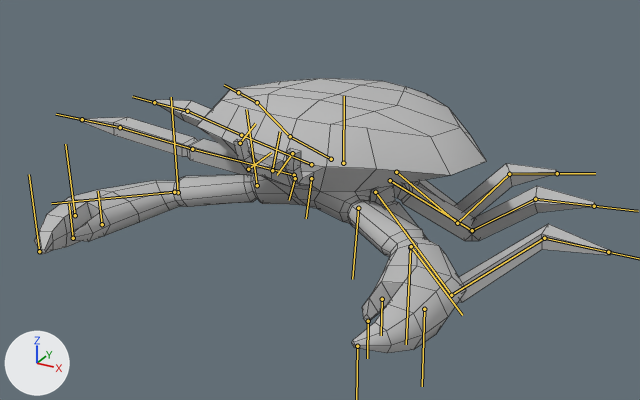
A saved change to the Blender file Assets/FBX/Enemy Models/Crab.blend.
Camera for both pictures: a 50 mm lens placed at (3.31, -6.46, 3.98), pointed at (-0.03, -0.38, 0.94). The lights are fixed; the arrows at lower left show +X, +Y and +Z. The bones that bend it are drawn over the model as lines. Mesh edges are drawn as thin lines.

In view in the first picture: 'crab2:RoadKillOut'.
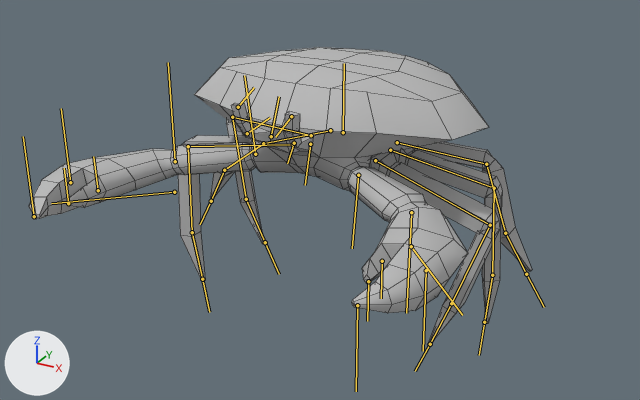
The newer file adds an action. The first version stands in its rest pose; the second is drawn at frame 20 of the action 'Crab_Body_Walk_Right'.

The change in detail:
Bone 'crab_body_center' (bone_crab_body_center) moves from (0.0, 0.0, 0.0) to (0.02, 0.81, 0.0).
Bone 'crab_R_1_IK' (bone_crab_r_1_ik) moves from (0.0, 0.0, 0.0) to (3.64, -3.99, 0.12).
Bone 'crab_R_1_IK' (bone_crab_r_1_ik) turns from (0, 0, 0) to (0, 0, -111) degrees about its own x, y and z.
Bone 'crab_R_2_IK' (bone_crab_r_2_ik) moves from (0.0, 0.0, 0.0) to (3.33, -2.26, 0.17).
Bone 'crab_R_2_IK' (bone_crab_r_2_ik) turns from (0, 0, 0) to (18, 52, -79) degrees about its own x, y and z.
Bone 'crab_R_3_IK' (bone_crab_r_3_ik) moves from (0.0, 0.0, 0.0) to (2.59, -0.8, 0.3).
Bone 'crab_R_3_IK' (bone_crab_r_3_ik) turns from (0, 0, 0) to (20, 53, -45) degrees about its own x, y and z.
Bone 'crab_L_1_IK' (bone_crab_l_1_ik) moves from (0.0, 0.0, 0.0) to (-3.9, -4.25, -0.38).
Bone 'crab_L_1_IK' (bone_crab_l_1_ik) turns from (0, 0, 0) to (-2, 0, 103) degrees about its own x, y and z.
Bone 'crab_L_2_IK' (bone_crab_l_2_ik) moves from (0.0, 0.0, 0.0) to (-3.01, -5.02, -0.41).
Bone 'crab_L_2_IK' (bone_crab_l_2_ik) turns from (0, 0, 0) to (14, -4, 113) degrees about its own x, y and z.
Bone 'crab_L_3_IK' (bone_crab_l_3_ik) moves from (0.0, 0.0, 0.0) to (-3.27, -1.53, -0.28).
Bone 'crab_L_3_IK' (bone_crab_l_3_ik) turns from (0, 0, 0) to (61, -74, 6) degrees about its own x, y and z.

What differs and where, as boxes [x1, y1, x2, y2] in the pictures (640 x 400 px):
'crab2:RoadKillOut', posed (13% narrower, 9% taller)
    before: [34, 78, 611, 353]
    after: [29, 47, 532, 346]
bone 'crab_body_center', root to tip
    before: (343, 163) to (344, 96)
    after: (343, 132) to (344, 63)
bone 'crab_R_2_IK', root to tip
    before: (594, 206) to (638, 211)
    after: (484, 322) to (479, 355)
bone 'crab_R_3_IK', root to tip
    before: (557, 173) to (595, 173)
    after: (526, 274) to (544, 307)
bone 'crab_L_1_IK', root to tip
    before: (82, 119) to (56, 114)
    after: (202, 279) to (209, 312)
bone 'crab_L_2_IK', root to tip
    before: (154, 102) to (132, 96)
    after: (265, 242) to (279, 274)
bone 'crab_L_3_IK', root to tip
    before: (238, 92) to (224, 85)
    after: (211, 201) to (200, 224)
